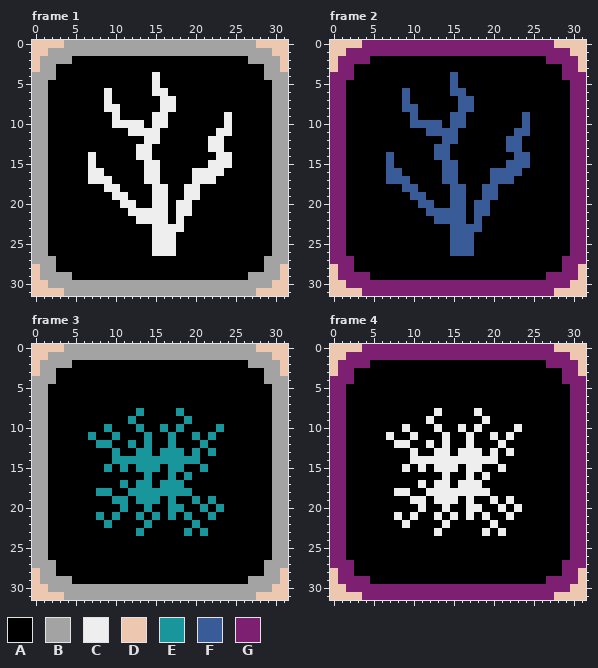
A pixel-art file gets an edit: td/assets/buttons.aseprite. This is how it looked before the edit.
32x32 pixels, 6 frames. Shown: frame 1, frame 2, frame 3, frame 4. The commit also changed other frames, which this record leaves out.
Palette (. is transparent): A #000000  B #a3a3a3  C #eeeeee  D #edc7b0  E #19959c  F #395c98  G #7e2072
The same view after the edit:
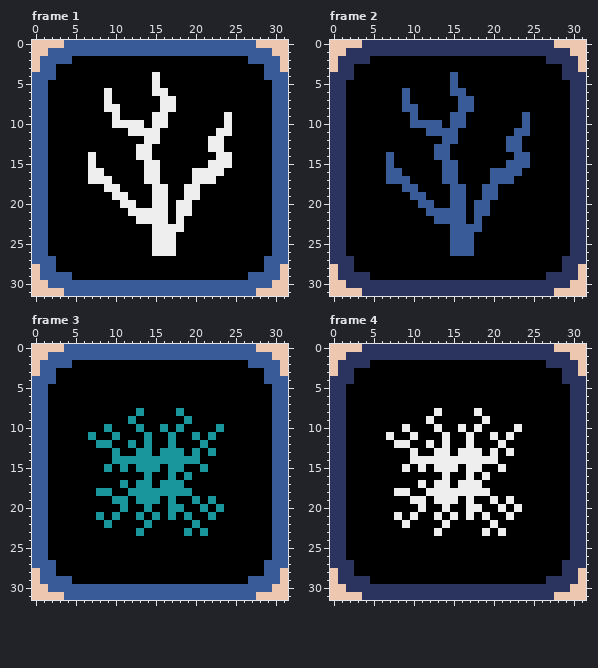
Changes in this commit:
Colour G changes from #7e2072 to #2b335f.
Frame 1, layer "border":
Colour B gives way to colour F in row 0 at x 4 to 27; in row 1 at x 2 to 29; in row 2 at x 1 to 4 and 27 to 30; in row 3 at x 1 to 2 and 29 to 30; in row 4 at x 0 to 2 and 29 to 31; in rows 5 to 26 at x 0 to 1 and 30 to 31.
Colour B gives way to colour F in row 27 at x 0 to 2 and 29 to 31; in row 28 at x 1 to 2 and 29 to 30; in row 29 at x 1 to 4 and 27 to 30; in row 30 at x 2 to 29; in row 31 at x 4 to 27.
Frame 3, layer "border": the same change as frame 1
Where, in picture pixels (left, top, right, bottom), the same in both pictures:
changed: (32, 40, 288, 296)
changed: (330, 40, 586, 296)
changed: (32, 344, 288, 600)
changed: (330, 344, 586, 600)
